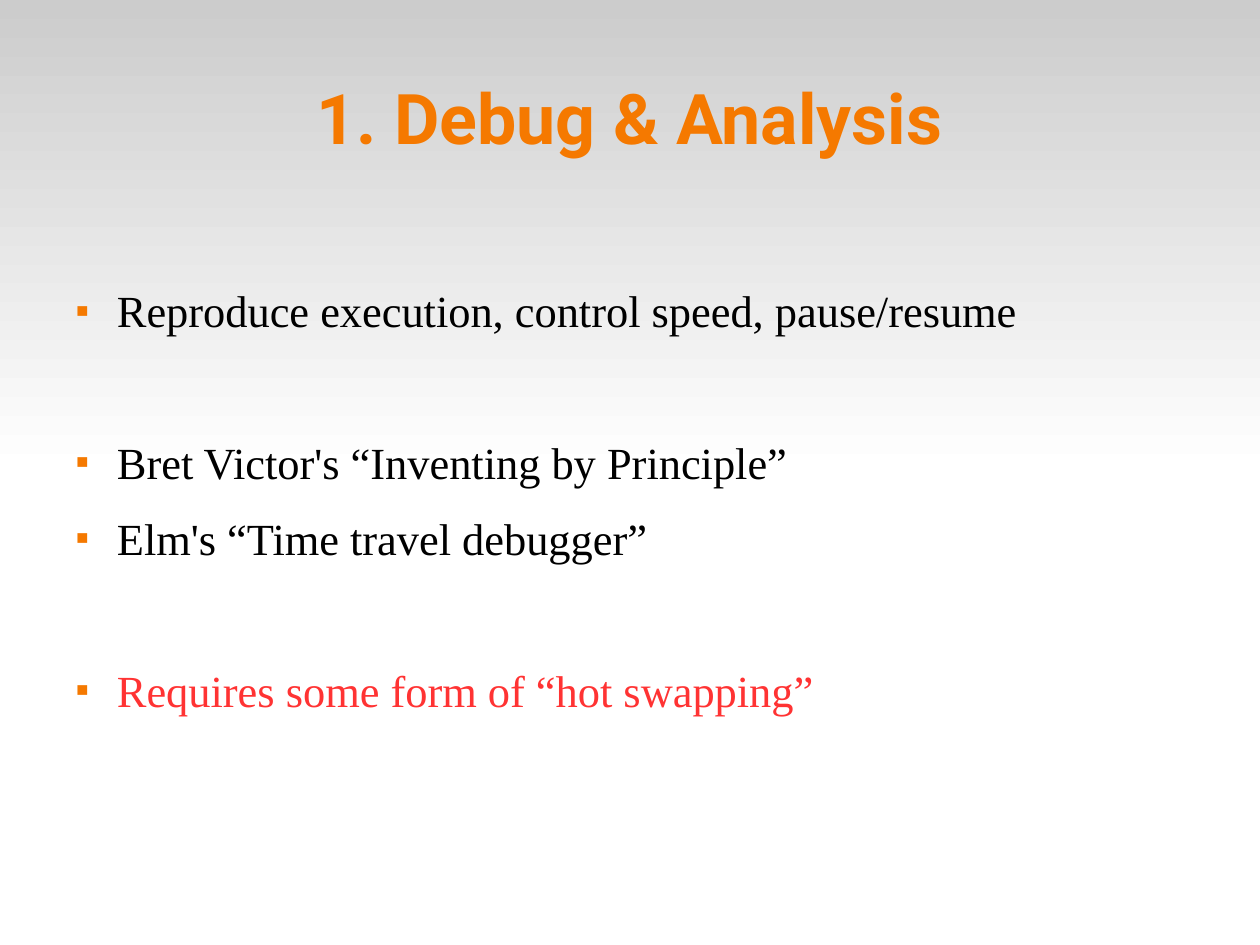
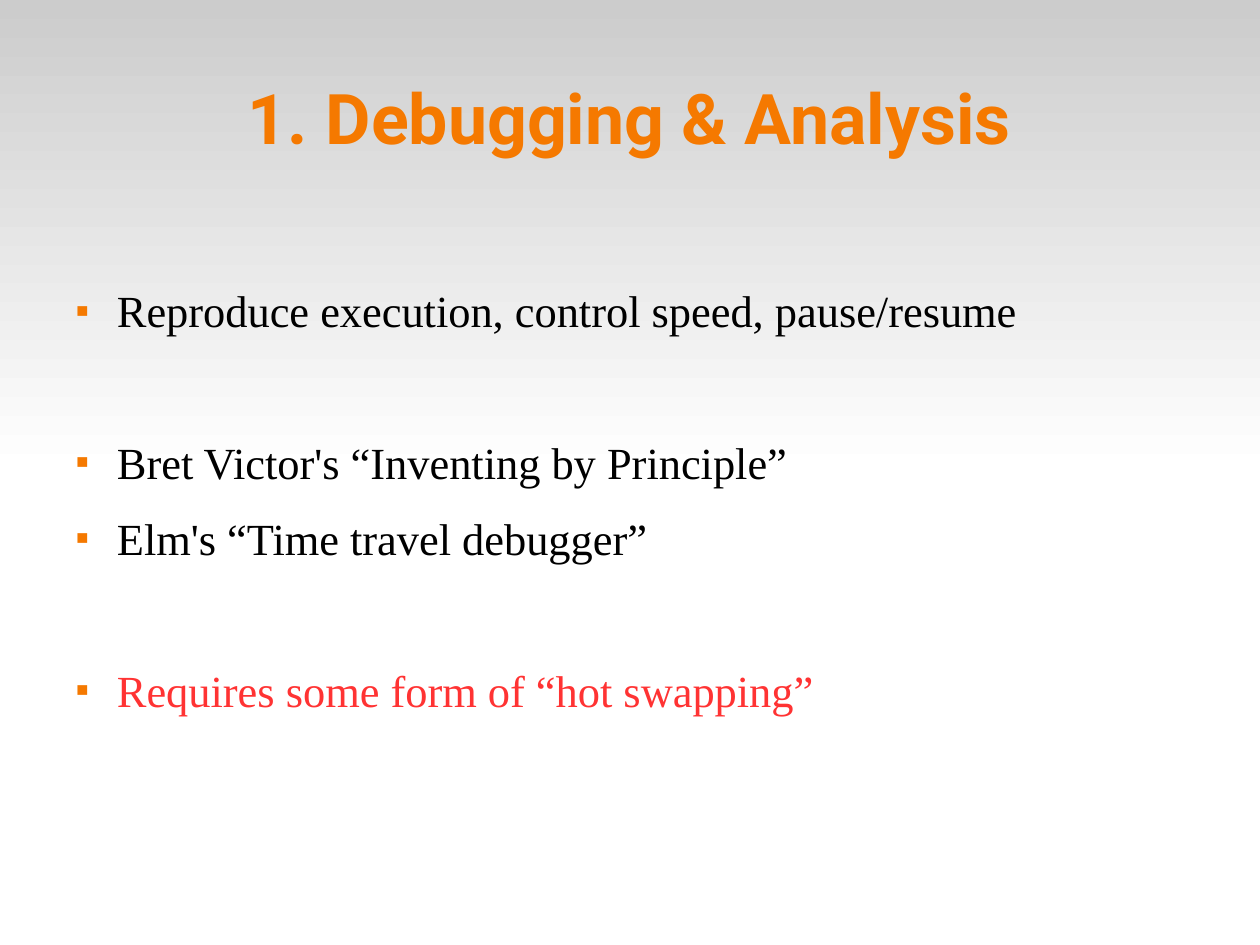
Before and after one commit to fsantanna-no/ceu-docs, a slide deck: slide 3 of TM/ceu_tm.odp. Drawn at 1260x945 pixels with LibreOffice and Linux fonts; fonts in the diff are those of the drawing. Boxes give left, top, right and bottom in pixels: in the first picture for what was removed or moved away, otherwise in the second. Text is boxed around its words. In the diff, an @@ line names an element or a change of style, - is before the commit and + after.

```diff
--- a/TM/ceu_tm.odp
+++ b/TM/ceu_tm.odp
@@ title at [248, 91, 1011, 159]: text changed @@
-1. Debug & Analysis
+1. Debugging & Analysis
```
Also in this commit, not shown: 2 other slides changed, 6 slides added, 12 other files.
